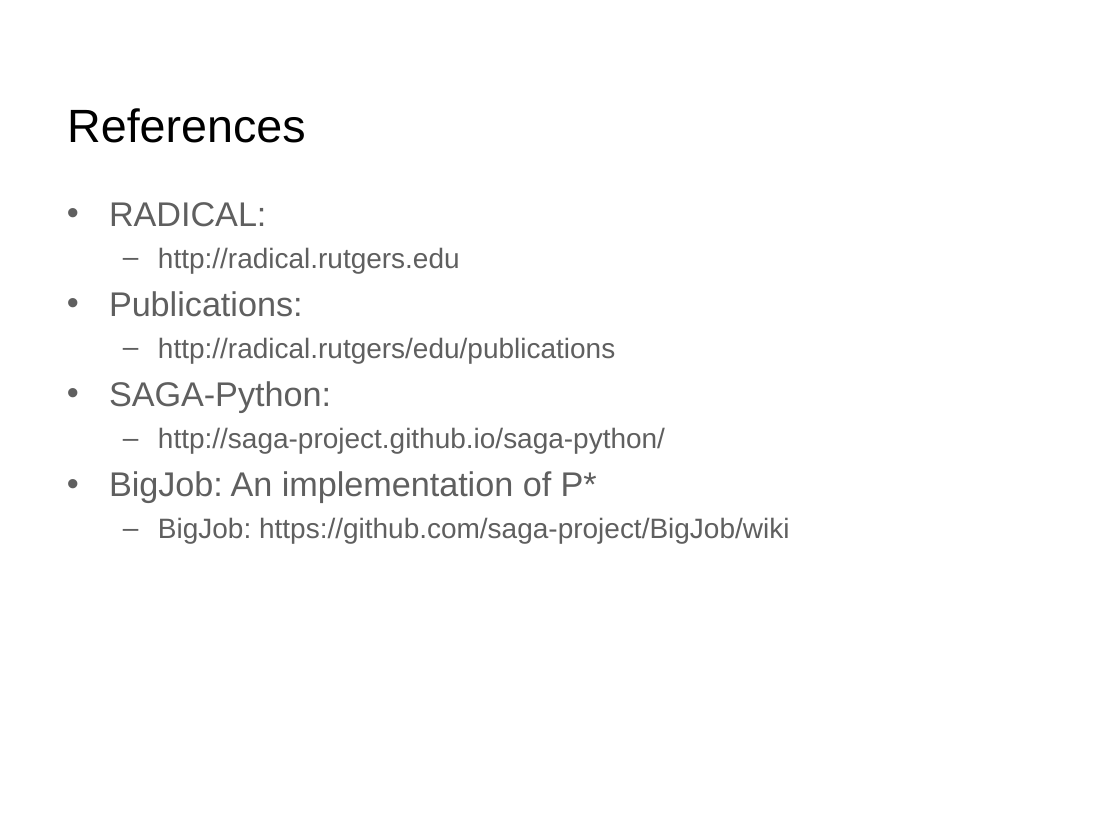
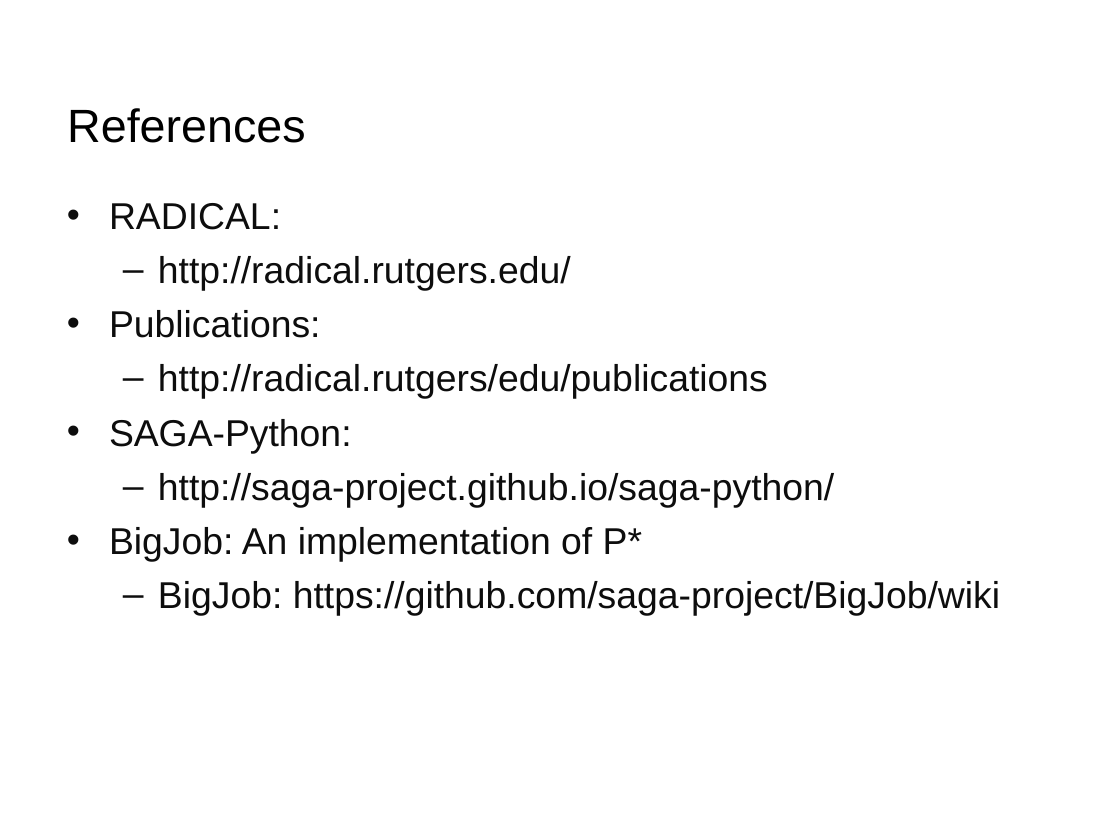
Before and after one commit to saga-project/presentations, a slide deck: slide 38 of bnl-pstar.ppt (slide 37 before the commit). Drawn at 1120x840 pixels with LibreOffice and Linux fonts; fonts in the diff are those of the drawing; background and template pictures are left out. Boxes give left, top, right and bottom in pixels: in the first picture for what was removed or moved away, otherwise in the second. Text is boxed around its words. In the diff, an @@ line names an element or a change of style, - is before the commit and + after.

```diff
--- a/bnl-pstar.ppt
+++ b/bnl-pstar.ppt
@@ text at (109, 203, 1000, 616): size 22 to 24 pt in "RADICAL:", "Publications:", "SAGA-Python:", "BigJob: An implementation of P*"; text colour #5F5F5F to #0D0D0D in "RADICAL:", "Publications:", "http://radical.rutgers/edu/publications", "SAGA-Python:" and 3 more places; size 18 to 24 pt in "http://radical.rutgers/edu/publications", "http://saga-project.github.io/saga-python/", "BigJob: https://github.com/saga-project/BigJob/wiki"; bullet colour #5F5F5F to #0D0D0D; more space between paragraphs @@
@@ text at (158, 256, 571, 291): text changed; size 18 to 24 pt; text colour #5F5F5F to #0D0D0D @@
-  – http://radical.rutgers.edu
+  – http://radical.rutgers.edu/
```
Also in this commit, not shown: 10 other slides changed, 2 slides added.
